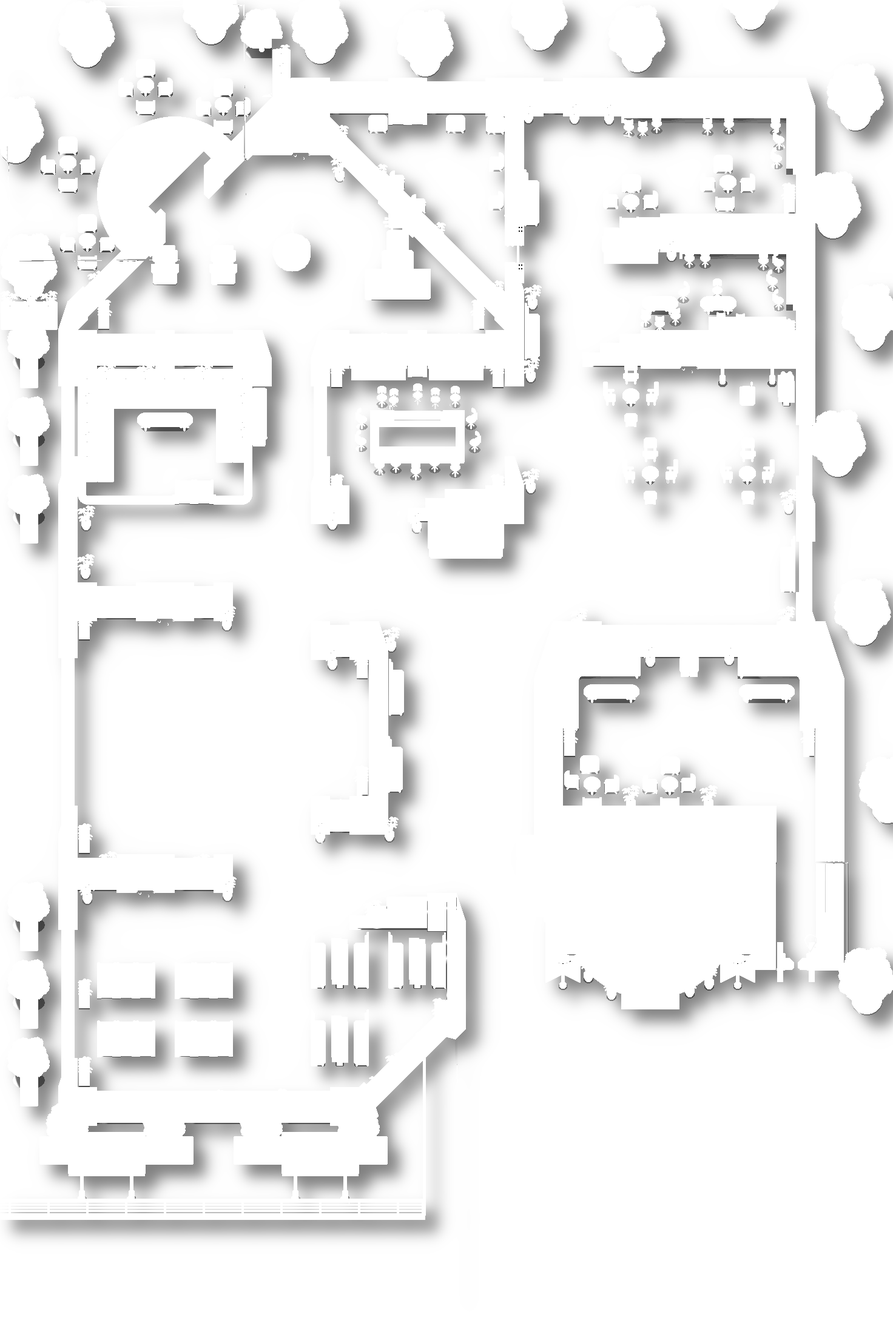
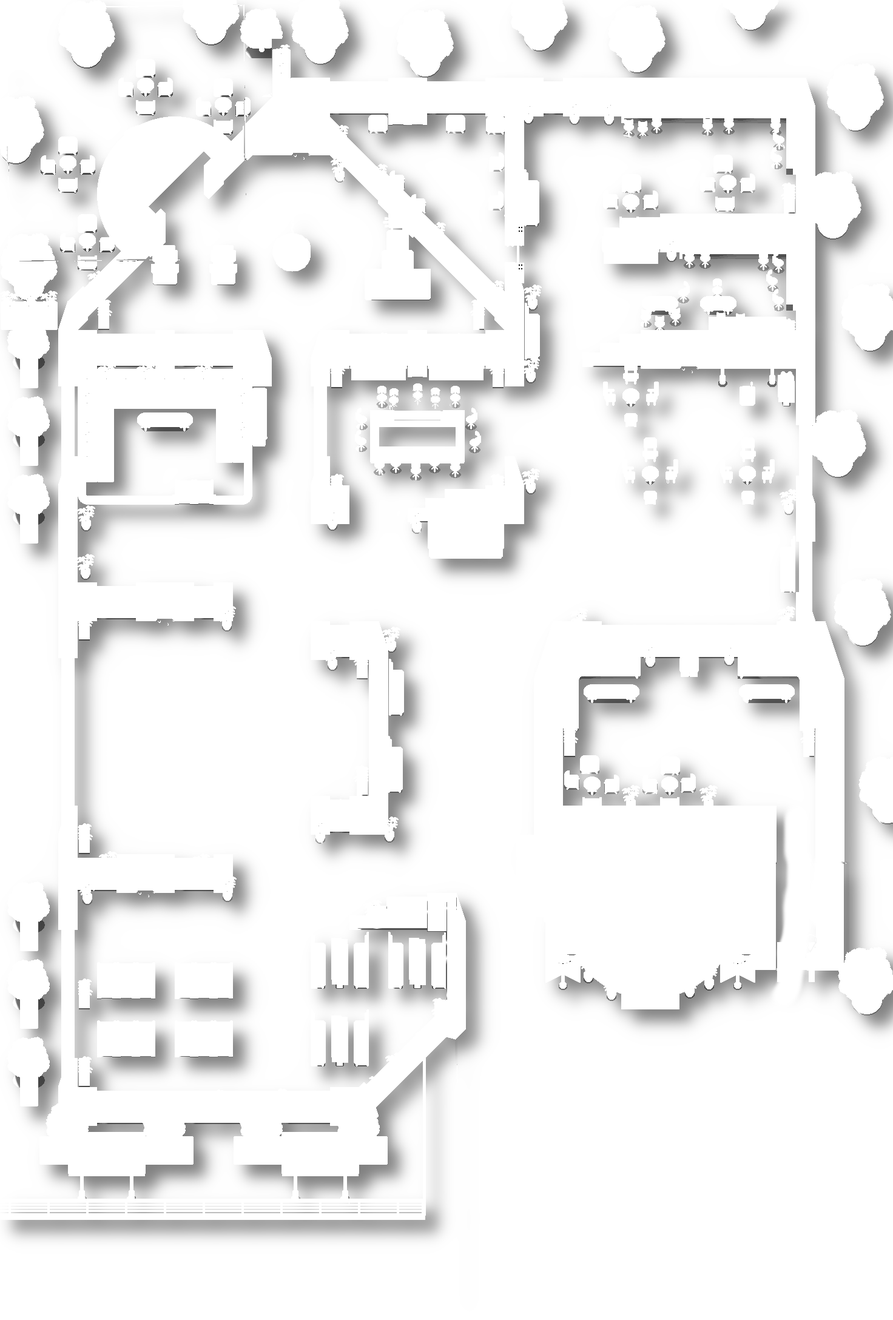
Two versions of the same layered image (893x1320). Layer-by-layer changes:
painted on "Eingefügte Ebene" over left=770, top=808, right=850, bottom=1005
